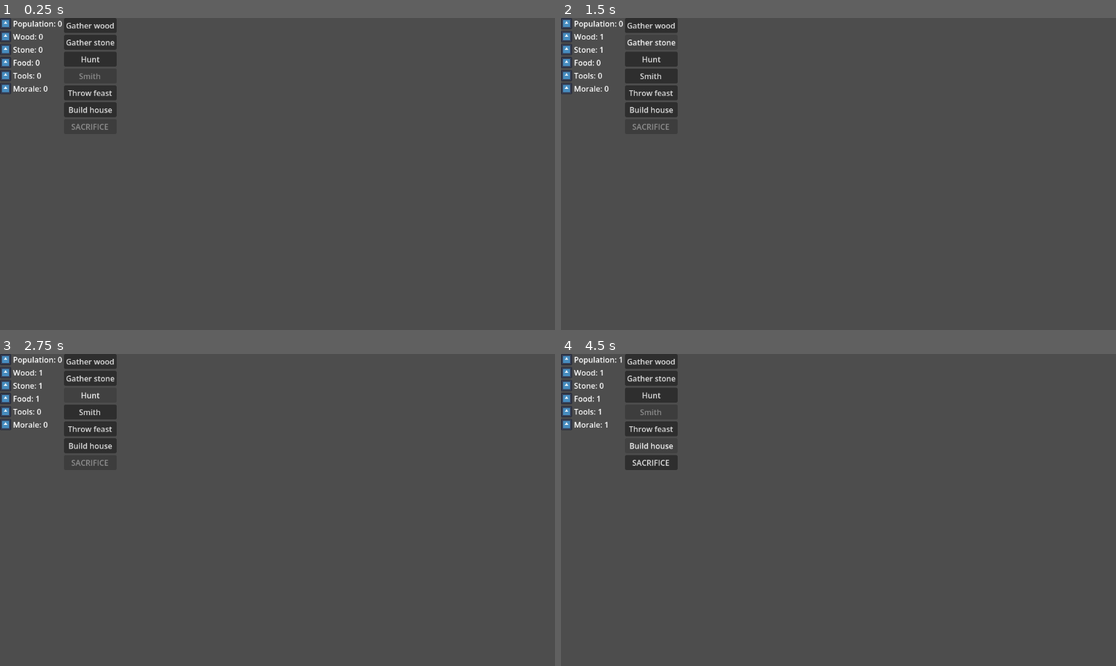
Above: before the commit, frames 1-4 (two rows, left to right).
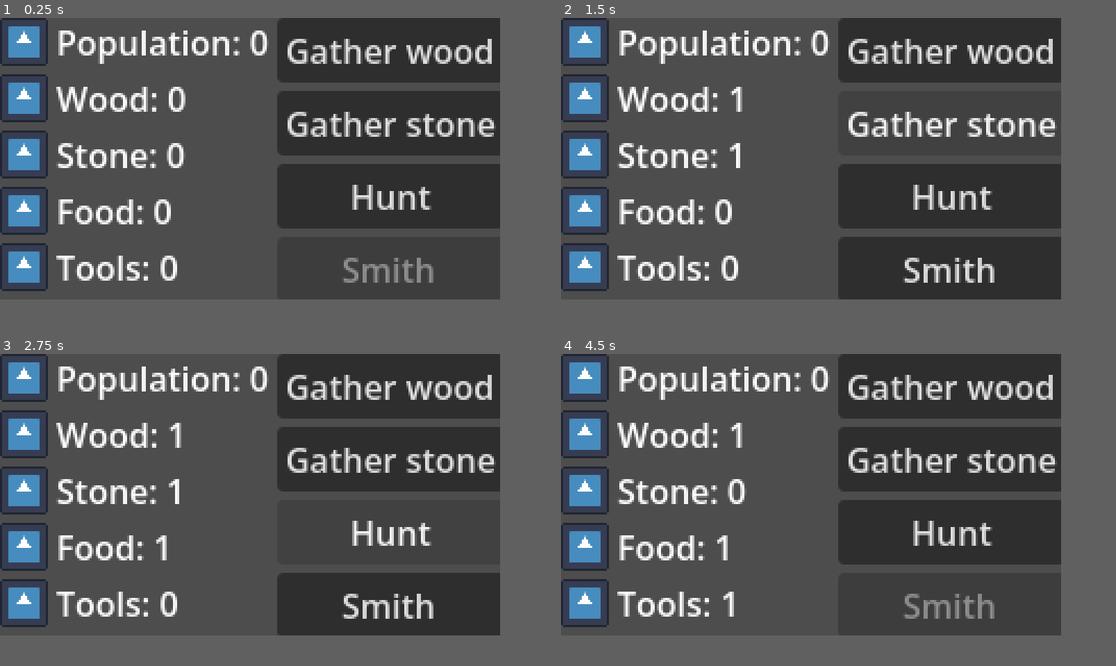
Above: after the commit, the same moments.

Repository: Gugubo/Inevitable
Game: Godot game, scene res://main.tscn
Same seed, same stepped clock (60 frames per second), same inputs: the game is played once before the commit and once after it. The engine's default icon, where the game draws it, is replaced by a stand-in: a white triangle on a blue panel in a dark square.
Inputs (mouse positions are in pixels of both pictures, inside the frame that each line leads up to):
- Up to frame 1 (0.25 s): no input
- Up to frame 2 (1.5 s): click "Gather wood" at 0.5 s; click "Gather stone" at 1.25 s
- Up to frame 3 (2.75 s): click "Hunt" at 2 s
- Up to frame 4 (4.5 s): click "Smith" at 2.75 s; click (649, 428) at 3.5 s, where only the run before the commit has a clickable "Throw feast"; click (649, 444) at 4.25 s, where only the run before the commit has a clickable "Build house"
In our replay, the window is 799x449 before the commit and 720x405 after it. These sizes can differ from the game's own. Grey fills any space a smaller window leaves; there, only what the larger window draws over its background counts as a difference.

The runs differ from the first frame. In frame 1, 35% of the frame differs, in the area x 0-91%, y 0-88%; in frame 2, 36%, in the area x 0-91%, y 0-91%; in frame 3, 35%; in frame 4, 35%.

Commit message:
Set window and viewport size

Diff:
--- a/project.godot
+++ b/project.godot
@@ -19,6 +19,14 @@
 
 GameState="*uid://cdvypjudppv0w"
 
+[display]
+
+window/size/viewport_width=240
+window/size/viewport_height=135
+window/size/window_width_override=960
+window/size/window_height_override=540
+window/stretch/mode="viewport"
+
 [physics]
 
 3d/physics_engine="Jolt Physics"
